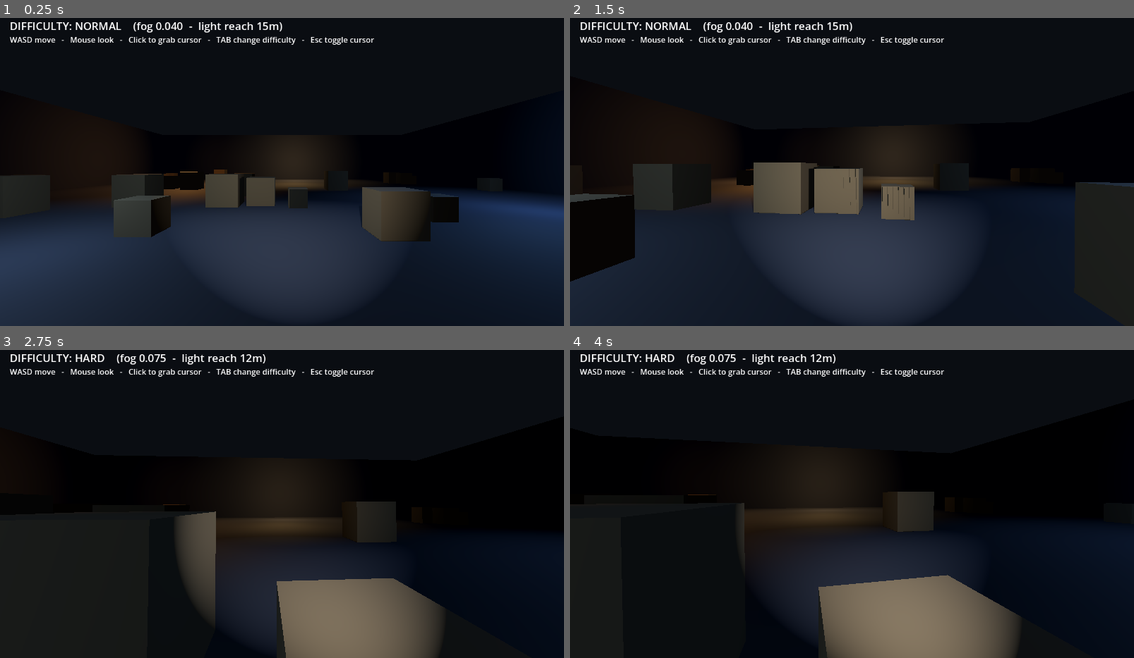
Above: before the commit, frames 1-4 (two rows, left to right).
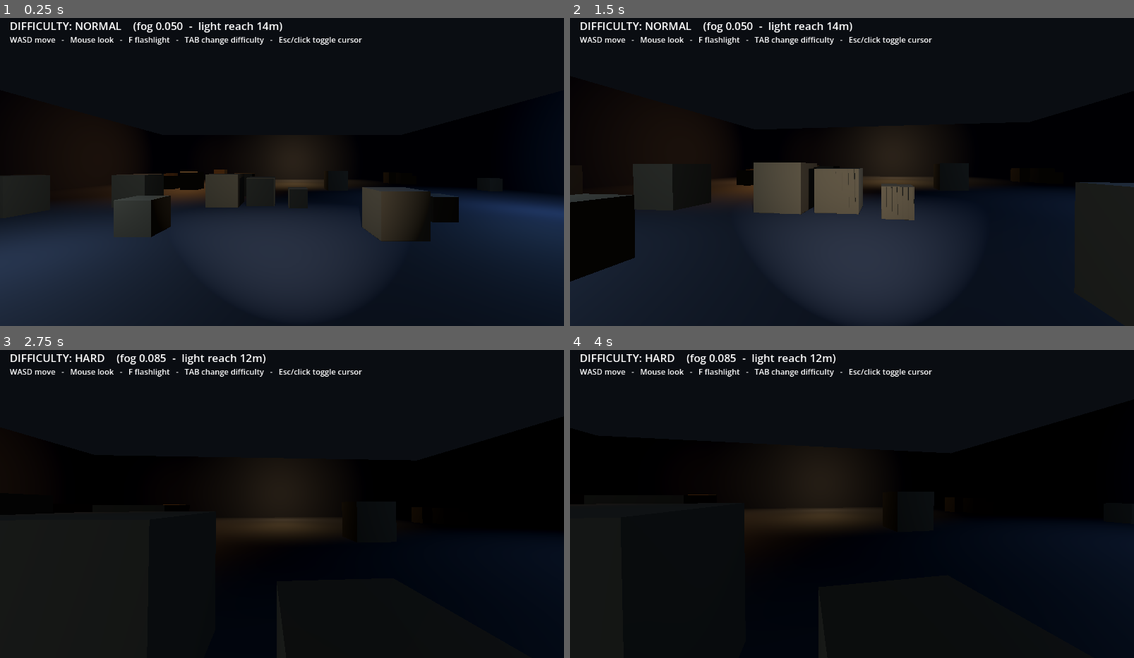
Above: after the commit, the same moments.

Repository: Ehido/gamedev
Game: Godot game, scene res://Main.tscn
Two runs of this game, one before a commit and one after it. Both use one fixed random seed, a clock stepped at 60 frames per second and the inputs below.
Inputs (mouse positions are in pixels of both pictures, inside the frame that each line leads up to):
- Up to frame 1 (0.25 s): no input
- Up to frame 2 (1.5 s): tap Enter at 0.5, 1.25 s; move the mouse to (880, 165) at 0.52 s; hold W from 0.53 s (still down); tap F at 0.6, 1.35 s; move the mouse to (823, 168) at 1.27 s
- Up to frame 3 (2.75 s): keep holding W; tap Enter at 2 s; move the mouse to (293, 494) at 2.02 s; tap Tab at 2.1 s; tap F at 2.3 s
- Up to frame 4 (4 s): keep holding W; tap Enter at 2.75, 3.5 s; move the mouse to (846, 504) at 2.77 s; tap F at 2.85, 3.6 s; move the mouse to (891, 504) at 3.52 s

The runs differ from the first frame. In frame 1, 1.0% of the frame differs, in the area x 22-67%, y 1-72%; in frame 2, 0.7%; in frame 3, 14%; in frame 4, 15%, in the area x 22-80%, y 1-100%.

Commit message:
MURK: flashlight toggle (F), aggressive flashlight falloff, tighter EASY, reserved death view
- Add F to toggle the flashlight on/off.
- Flashlight energy now falls off aggressively across difficulty (5.0 -> 1.8).
- Pull EASY down so it's no longer 'see everything'.
- Define DEATH_VIEW (clear fog, full brightness) reserved for the future
  death state per design ('24m / see everything is for when you die').
- Rebuild Windows MURK.exe.

Diff:
--- a/games/murk/scripts/Difficulty.gd
+++ b/games/murk/scripts/Difficulty.gd
@@ -17,39 +17,48 @@
 const PRESETS := {
 	Level.EASY: {
 		"name": "EASY",
-		"fog": 0.015, "fog_color": Color(0.55, 0.60, 0.66),
-		"light_range": 22.0, "light_energy": 6.0, "ambient": 0.22, "lamp": 1.00,
+		"fog": 0.025, "fog_color": Color(0.52, 0.57, 0.63),
+		"light_range": 18.0, "light_energy": 5.0, "ambient": 0.16, "lamp": 0.85,
 	},
 	Level.NORMAL: {
 		"name": "NORMAL",
-		"fog": 0.040, "fog_color": Color(0.46, 0.49, 0.56),
-		"light_range": 15.0, "light_energy": 5.2, "ambient": 0.13, "lamp": 0.80,
+		"fog": 0.050, "fog_color": Color(0.45, 0.48, 0.55),
+		"light_range": 14.0, "light_energy": 4.0, "ambient": 0.105, "lamp": 0.68,
 	},
 	Level.HARD: {
 		"name": "HARD",
-		"fog": 0.075, "fog_color": Color(0.40, 0.42, 0.50),
-		"light_range": 12.0, "light_energy": 4.8, "ambient": 0.080, "lamp": 0.60,
+		"fog": 0.085, "fog_color": Color(0.40, 0.42, 0.50),
+		"light_range": 11.5, "light_energy": 3.2, "ambient": 0.070, "lamp": 0.52,
 	},
 	Level.NIGHTMARE: {
 		"name": "NIGHTMARE",
-		"fog": 0.115, "fog_color": Color(0.35, 0.37, 0.46),
-		"light_range": 10.0, "light_energy": 4.5, "ambient": 0.050, "lamp": 0.45,
+		"fog": 0.125, "fog_color": Color(0.35, 0.37, 0.46),
+		"light_range": 10.0, "light_energy": 2.7, "ambient": 0.045, "lamp": 0.40,
 	},
 	Level.DREAD: {
 		"name": "DREAD",
-		"fog": 0.160, "fog_color": Color(0.31, 0.33, 0.42),
-		"light_range": 8.5, "light_energy": 4.2, "ambient": 0.035, "lamp": 0.33,
+		"fog": 0.170, "fog_color": Color(0.31, 0.33, 0.42),
+		"light_range": 8.5, "light_energy": 2.3, "ambient": 0.032, "lamp": 0.30,
 	},
 	Level.ABYSS: {
 		"name": "ABYSS",
-		"fog": 0.210, "fog_color": Color(0.28, 0.30, 0.39),
-		"light_range": 7.5, "light_energy": 4.0, "ambient": 0.025, "lamp": 0.24,
+		"fog": 0.220, "fog_color": Color(0.28, 0.30, 0.39),
+		"light_range": 7.5, "light_energy": 2.0, "ambient": 0.022, "lamp": 0.22,
 	},
 	Level.PITCH: {
 		"name": "PITCH",
-		"fog": 0.260, "fog_color": Color(0.25, 0.27, 0.36),
-		"light_range": 6.5, "light_energy": 3.8, "ambient": 0.016, "lamp": 0.15,
+		"fog": 0.270, "fog_color": Color(0.25, 0.27, 0.36),
+		"light_range": 6.5, "light_energy": 1.8, "ambient": 0.014, "lamp": 0.14,
 	},
+}
+
+# The "see everything" state, reserved for DEATH: when you die the fog lifts and
+# the world goes bright/clear. Not part of the playable cycle -- the death/enemy
+# system will apply this once it exists.
+const DEATH_VIEW := {
+	"name": "DEAD",
+	"fog": 0.004, "fog_color": Color(0.60, 0.65, 0.72),
+	"light_range": 28.0, "light_energy": 7.5, "ambient": 0.55, "lamp": 1.30,
 }
 
 func current() -> Dictionary:
--- a/games/murk/scripts/Main.gd
+++ b/games/murk/scripts/Main.gd
@@ -138,7 +138,7 @@
 	canvas.add_child(_hud)
 	var help := Label.new()
 	help.position = Vector2(20, 50)
-	help.text = "WASD move   -   Mouse look   -   Click to grab cursor   -   TAB change difficulty   -   Esc toggle cursor"
+	help.text = "WASD move   -   Mouse look   -   F flashlight   -   TAB change difficulty   -   Esc/click toggle cursor"
 	canvas.add_child(help)
 
 func _apply_difficulty() -> void:
--- a/games/murk/scripts/Player.gd
+++ b/games/murk/scripts/Player.gd
@@ -31,6 +31,8 @@
 			_toggle_mouse()
 		elif event.keycode == KEY_TAB:
 			Difficulty.cycle()
+		elif event.keycode == KEY_F:
+			_toggle_flashlight()
 
 func _toggle_mouse() -> void:
 	# Esc frees the cursor; Esc again (or a click) grabs it back so you can keep looking.
@@ -38,6 +40,10 @@
 		Input.mouse_mode = Input.MOUSE_MODE_VISIBLE
 	else:
 		Input.mouse_mode = Input.MOUSE_MODE_CAPTURED
+
+func _toggle_flashlight() -> void:
+	for flashlight in get_tree().get_nodes_in_group("flashlight"):
+		flashlight.visible = not flashlight.visible
 
 func _physics_process(delta: float) -> void:
 	if is_on_floor():
